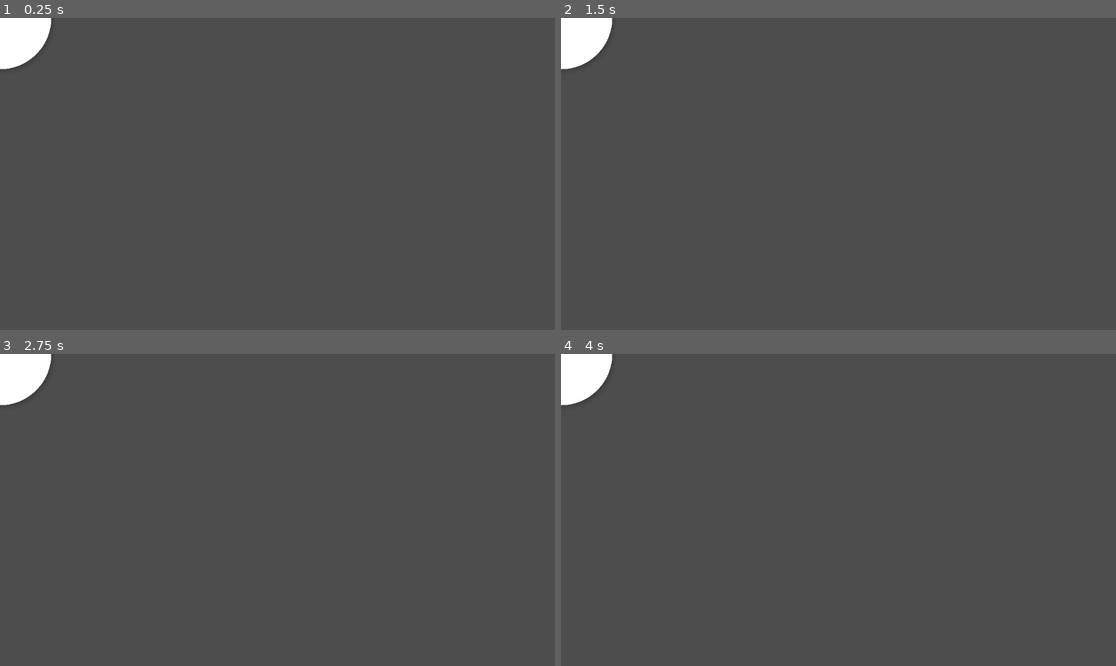
Above: before the commit, frames 1-4 (two rows, left to right).
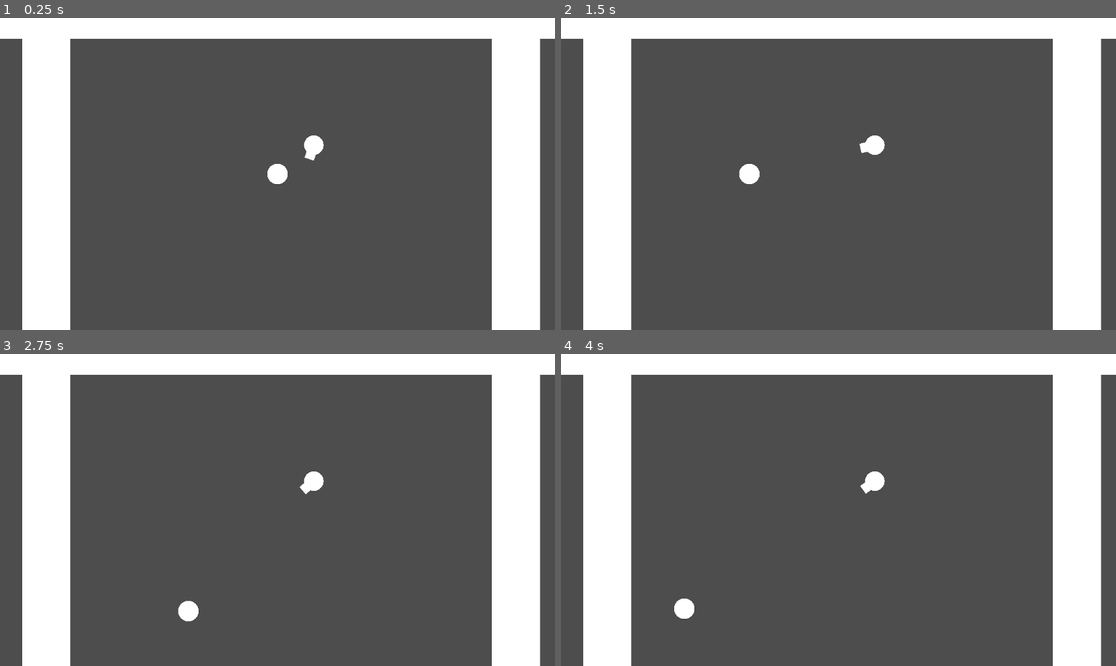
Above: after the commit, the same moments.

Repository: starlight426/TeamSevenGame
Game: Godot game, scene res://main.tscn
Same seed, same stepped clock (60 frames per second), same inputs: the game is played once before the commit and once after it. Before the commit the project has no main scene; this scene is started directly in both runs.
Inputs (mouse positions are in pixels of both pictures, inside the frame that each line leads up to):
- Up to frame 1 (0.25 s): no input
- Up to frame 2 (1.5 s): move the mouse to (960, 158) at 0.52 s; hold A (a_press) 0.53-1.28 s; tap D (d_press) at 0.8, 1.35 s; move the mouse to (727, 189) at 1.27 s
- Up to frame 3 (2.75 s): tap S (s_press) at 1.55 s; tap Enter at 2 s; move the mouse to (333, 441) at 2.02 s; hold S (s_press) from 2.03 s (still down); tap W (w_press) at 2.3 s
- Up to frame 4 (4 s): move the mouse to (810, 572) at 2.77 s; release S (s_press) at 2.78 s; tap W (w_press) at 2.85 s; tap A (a_press) at 3.05 s; tap Space at 3.5 s; move the mouse to (1005, 556) at 3.52 s; hold A (a_press) from 3.53 s (still down); tap D (d_press) at 3.8 s

The runs differ from the first frame. In frame 1, 23% of the frame differs, in the area x 0-100%, y 0-100%; in frame 2, 23%; in frame 3, 23%; in frame 4, 23%.
Error before the commit: Parse Error: Unexpected "Identifier" in class body. (res://Scripts/Global/AttackSpawner.gd:12)
Error after the commit: Invalid call. Nonexistent 'Vector2' constructor. (res://Scripts/Combat/bullet.gd:26)

Commit message:
2/3/2025 first work

Diff:
--- a/AI Modules/Detectors/target_detector.gd
+++ b/AI Modules/Detectors/target_detector.gd
@@ -6,12 +6,11 @@
 
 # Called when the node enters the scene tree for the first time.
 func _ready():
-	pass # Replace with function body.
+	team = get_parent().team
 
 func _physics_process(delta):
 	if(enemies_in_area.size() > 1):
 		update_target(calculate_closest_enemy())
-
 	if(enemies_in_area.size() == 1 && target != enemies_in_area[0]):
 		update_target(enemies_in_area[0])
 
--- a/Combat Scenes/Enemy Scenes/enemy_circle_basic.tscn
+++ b/Combat Scenes/Enemy Scenes/enemy_circle_basic.tscn
@@ -3,20 +3,13 @@
 [ext_resource type="Texture2D" uid="uid://bbppmat8qe4r3" path="res://Assets/Shapes/whitecircle.png" id="1_8alds"]
 [ext_resource type="Script" path="res://Scripts/Combat/enemy_circle_basic.gd" id="1_akfuv"]
 [ext_resource type="PackedScene" uid="uid://sus6s80ptul7" path="res://AI Modules/Detectors/target_detector.tscn" id="3_bwdb7"]
-
-[sub_resource type="CircleShape2D" id="CircleShape2D_mh73a"]
-radius = 100.0
+[ext_resource type="Texture2D" uid="uid://buja428afyam8" path="res://Assets/Shapes/whitesquare.png" id="4_8r2fk"]
 
 [sub_resource type="CircleShape2D" id="CircleShape2D_fybhy"]
 radius = 100.0
 
 [node name="EnemyCircleBasic" type="CharacterBody2D"]
 script = ExtResource("1_akfuv")
-
-[node name="Area2D2" type="Area2D" parent="."]
-
-[node name="CollisionShape2D" type="CollisionShape2D" parent="Area2D2"]
-shape = SubResource("CircleShape2D_mh73a")
 
 [node name="CollisionShape2D" type="CollisionShape2D" parent="."]
 shape = SubResource("CircleShape2D_fybhy")
@@ -26,5 +19,9 @@
 texture = ExtResource("1_8alds")
 
 [node name="TargetDetector" parent="." instance=ExtResource("3_bwdb7")]
+scale = Vector2(10, 10)
 
-[node name="DangerDetector" parent="." instance=ExtResource("3_bwdb7")]
+[node name="Sprite2D2" type="Sprite2D" parent="."]
+position = Vector2(103, 0)
+scale = Vector2(0.1, 0.1)
+texture = ExtResource("4_8r2fk")
--- a/Overworld Scenes/Object Scenes/wall_square.tscn
+++ b/Overworld Scenes/Object Scenes/wall_square.tscn
@@ -1,11 +1,13 @@
-[gd_scene load_steps=3 format=3 uid="uid://dsrmf6yrx14yl"]
+[gd_scene load_steps=4 format=3 uid="uid://dsrmf6yrx14yl"]
 
+[ext_resource type="Script" path="res://Scripts/wall_square.gd" id="1_50iou"]
 [ext_resource type="Texture2D" uid="uid://buja428afyam8" path="res://Assets/Shapes/whitesquare.png" id="1_qq3i5"]
 
 [sub_resource type="RectangleShape2D" id="RectangleShape2D_830on"]
 size = Vector2(500, 500)
 
 [node name="WallSquare" type="CharacterBody2D"]
+script = ExtResource("1_50iou")
 
 [node name="CollisionShape2D" type="CollisionShape2D" parent="."]
 shape = SubResource("RectangleShape2D_830on")
--- a/Overworld Scenes/Player Scenes/player.tscn
+++ b/Overworld Scenes/Player Scenes/player.tscn
@@ -1,11 +1,13 @@
-[gd_scene load_steps=3 format=3 uid="uid://hwmgwkumra7q"]
+[gd_scene load_steps=4 format=3 uid="uid://hwmgwkumra7q"]
 
+[ext_resource type="Script" path="res://Scripts/player.gd" id="1_2lqq4"]
 [ext_resource type="Texture2D" uid="uid://bbppmat8qe4r3" path="res://Assets/Shapes/whitecircle.png" id="1_7xexo"]
 
 [sub_resource type="CircleShape2D" id="CircleShape2D_w0ggq"]
 radius = 109.165
 
 [node name="Player" type="CharacterBody2D"]
+script = ExtResource("1_2lqq4")
 
 [node name="CollisionShape2D" type="CollisionShape2D" parent="."]
 shape = SubResource("CircleShape2D_w0ggq")
--- a/Scripts/Combat/bullet.gd
+++ b/Scripts/Combat/bullet.gd
@@ -1,10 +1,11 @@
 extends CharacterBody2D
 
 @export var team = "none"
-@export var speed = 1500
+@export var speed = 1500.0
 @export var contact_dmg = 10
 @export var color = "default"
 @export var type = "straight"
+var shape = "circle"
 var mod1 = 0
 var mod2 = 0
 var mod3 = 0
@@ -14,12 +15,9 @@
 # Called when the node enters the scene tree for the first time.
 
 func _ready():
-	$hitbox.body_entered.connect(on_bullet_hit)
+	$Hitbox.body_entered.connect(on_bullet_hit)
 
 	start_decay()
-
-
-
 
 	#play_this_sound()
 
@@ -29,15 +27,11 @@
 	if movement != Vector2.ZERO:
 		movement = movement.normalized()
 	# Move the character
-
-
 	match type:
 		"straight":
 			velocity = movement*speed
 		"arc":
 			velocity = movement*speed
-
-
 
 # Called every frame. 'delta' is the elapsed time since the previous frame.
 func _process(delta):
--- a/Scripts/Combat/bullet_patterner.gd
+++ b/Scripts/Combat/bullet_patterner.gd
@@ -11,12 +11,15 @@
 var color_to_spawn #color of bullets
 var delay_to_spawn #delay of bullets
 var anim_to_spawn #anim for bullets
+var mod1
+var mod2
+var mod3
 
 # Called when the node enters the scene tree for the first time.
 func _ready():
 	pass
 
-func spawn_pattern(passed_pos,passed_dir,pattern,passed_pattern_scale,passed_delay,passed_anim,passed_type,passed_speed,passed_size,passed_dmg,passed_team,passed_color):
+func spawn_pattern(passed_pos,passed_dir,pattern,passed_pattern_scale,passed_delay,passed_anim,passed_shape,passed_type,passed_speed,passed_size,passed_dmg,passed_team,passed_color,passed_mod1,passed_mod2,passed_mod3):
 
 	#these variables are static and have to be edited between spawns of bullets if you want them to change
 	speed_to_spawn = passed_speed
@@ -25,6 +28,10 @@
 	team_to_spawn = passed_team
 	color_to_spawn = passed_color
 	delay_to_spawn = passed_delay
+	shape_to_spawn = passed_shape
+	mod1 = passed_mod1
+	mod2 = passed_mod2
+	mod2 = passed_mod3
 
 	#these variables are passed to the spawn function every time because they change a lot
 	var pos = passed_pos
@@ -99,14 +106,16 @@
 		pass
 
 	var new_bullet = bullet_scn.instantiate()
-	new_bullet.glboal_position = pos
+	new_bullet.global_position = pos
 	new_bullet.global_rotation = dir
+	new_bullet.shape = shape_to_spawn
 	new_bullet.type = type_to_spawn
 	new_bullet.speed = speed_to_spawn
 	new_bullet.scale = Vector2(size_to_spawn,size_to_spawn)
 	new_bullet.contact_dmg = dmg_to_spawn
 	new_bullet.team = team_to_spawn
 	new_bullet.color = color_to_spawn
+	new_bullet.mod1 = mod1
 
 	add_sibling(new_bullet)
 	new_bullet.start_moving()
--- a/Scripts/Combat/enemy_circle_basic.gd
+++ b/Scripts/Combat/enemy_circle_basic.gd
@@ -1,14 +1,37 @@
 extends CharacterBody2D
+
+@export var hp = 50
+@export var team = "circle"
+var target = null
+var closest_danger = null
+var fire_ready = true
+@export var fire_rate = 1.0
+var rotation_speed = PI/32
+var color = "default"
+var type = "default"
 
 
 # Called when the node enters the scene tree for the first time.
 func _ready() -> void:
-	pass
-
+	$TargetDetector.update_parent_target.connect(update_target)
 
 # Called every frame. 'delta' is the elapsed time since the previous frame.
-func _process(delta: float) -> void:
-	pass
+func _physics_process(delta: float) -> void:
+	if(target):
+		# smoothly turns to target if it exists
+		global_rotation = lerp_angle(global_rotation,(target.global_position - global_position).angle(),rotation_speed)
+		# fires if target exists
+		if(fire_ready):
+			fire()
 
+func fire():
+	fire_ready = false
+	AttackSpawner.spawn_bullets(global_position,global_rotation-PI/2,"single",1,0,"default","circle","straight","default",1,30,"player","purple",0,0,0)
+	await get_tree().create_timer(1/fire_rate).timeout
+	fire_ready = true
 
-spawn_bullets(global_position,global_rotation-PI/2,"single",1,0,"default","circle","straight","default",1,30,"player","purple",0,0,0)
+func update_target(body):
+	target = body
+
+func take_damage(dmg):
+	hp -= dmg
--- a/Scripts/Global/AttackSpawner.gd
+++ b/Scripts/Global/AttackSpawner.gd
@@ -9,7 +9,7 @@
 
 #examples of calls (feel free to make more to copy paste):
 #spawn_bullets(global_position,global_rotation-PI/2,"3cone",1,0.1,"default",circle","arc","default",1.5,30,"player","purple",PI/6,0,0)
-spawn_bullets(global_position,global_rotation-PI/2,"single",1,0,"default","circle","straight","default",1,30,"player","purple",0,0,0)
+#spawn_bullets(global_position,global_rotation-PI/2,"single",1,0,"default","circle","straight","default",1,30,"player","purple",0,0,0)
 #pattern: bullet pattern passed to the next node
 #pattern_scale: the size modifier of the pattern, input 1 for default
 #pattern_delay: the delay between each spawned bullet, input 0 for none
@@ -28,7 +28,7 @@
 func spawn_bullets(pos,dir,pattern,pattern_scale,pattern_delay,anim,shape,type,speed,size,dmg,team,color,mod1,mod2,mod3):
 	var patterner = bullet_patterner_scn.instantiate()
 	add_sibling(patterner)
-	return patterner.spawn_pattern(pos,dir,pattern,pattern_scale,shape,type,speed,size,dmg,team,color,mod1,mod2,mod3)
+	return patterner.spawn_pattern(pos,dir,pattern,pattern_scale,pattern_delay,anim,shape,type,speed,size,dmg,team,color,mod1,mod2,mod3)
 
 
 func spawn_solids(pos,dir,pattern,pattern_scale,shape,type,speed,size,dmg,team,color,mod1,mod2,mod3,hp):
--- /dev/null
+++ b/Scripts/player.gd
@@ -0,0 +1,43 @@
+extends CharacterBody2D
+
+@export var speed = 1500
+@export var hp = 100
+@export var team = "cigil"
+
+# Called when the node enters the scene tree for the first time.
+func _ready() -> void:
+	pass # Replace with function body.
+
+
+# Called every frame. 'delta' is the elapsed time since the previous frame.
+func _physics_process(delta: float) -> void:
+
+	# Get the global mouse position
+	var mouse_position = get_global_mouse_position()
+	# Calculate the angle between the player and the mouse
+	var angle_to_mouse = (mouse_position - global_position).angle()
+	# Set the player's rotation to face towards the mouse
+	global_rotation = angle_to_mouse
+
+	# Check for movement keys and set movement vector accordingly
+	var movement = Vector2.ZERO
+	if Input.is_action_pressed("d_press"):
+		movement.x += 1
+	if Input.is_action_pressed("a_press"):
+		movement.x -= 1
+	if Input.is_action_pressed("s_press"):
+		movement.y += 1
+	if Input.is_action_pressed("w_press"):
+		movement.y -= 1
+	if movement != Vector2.ZERO:
+		movement = movement.normalized()
+	# Move the character
+	velocity = movement * speed
+	move_and_slide()
+
+
+
+
+
+func take_damage(dmg):
+	hp -= dmg
--- /dev/null
+++ b/Scripts/wall_square.gd
@@ -0,0 +1,11 @@
+extends CharacterBody2D
+
+@export var team = "none"
+# Called when the node enters the scene tree for the first time.
+func _ready() -> void:
+	pass # Replace with function body.
+
+
+# Called every frame. 'delta' is the elapsed time since the previous frame.
+func _process(delta: float) -> void:
+	pass
--- a/main.tscn
+++ b/main.tscn
@@ -8,9 +8,12 @@
 [node name="Main" type="Node2D"]
 script = ExtResource("1_ipmiu")
 
-[node name="Cigil" parent="." instance=ExtResource("1_fmlmq")]
+[node name="Player" parent="." instance=ExtResource("1_fmlmq")]
 
 [node name="TestRoom" parent="." instance=ExtResource("3_f1wwc")]
 
 [node name="EnemyCircleBasic" parent="." instance=ExtResource("4_yqcyb")]
 position = Vector2(377, -300)
+
+[node name="Camera2D" type="Camera2D" parent="."]
+zoom = Vector2(0.2, 0.2)
--- a/project.godot
+++ b/project.godot
@@ -11,6 +11,7 @@
 [application]
 
 config/name="TeamSevenGame"
+run/main_scene="res://main.tscn"
 config/features=PackedStringArray("4.3", "Forward Plus")
 config/icon="res://Assets/icon.svg"
 
